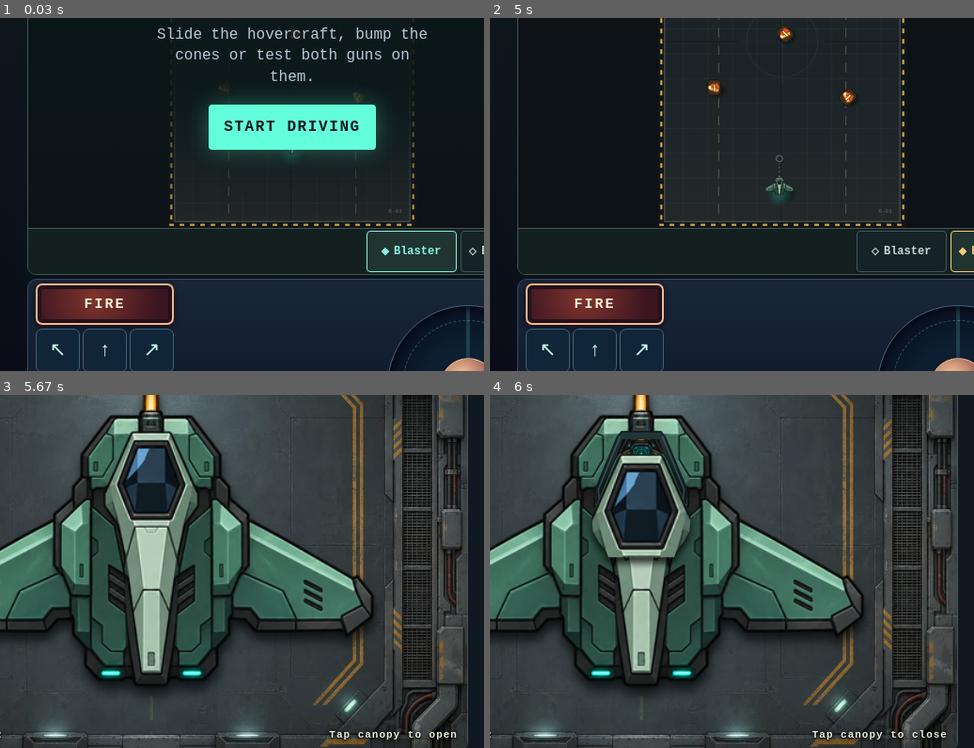
Above: before the commit, frames 1-4 (two rows, left to right).
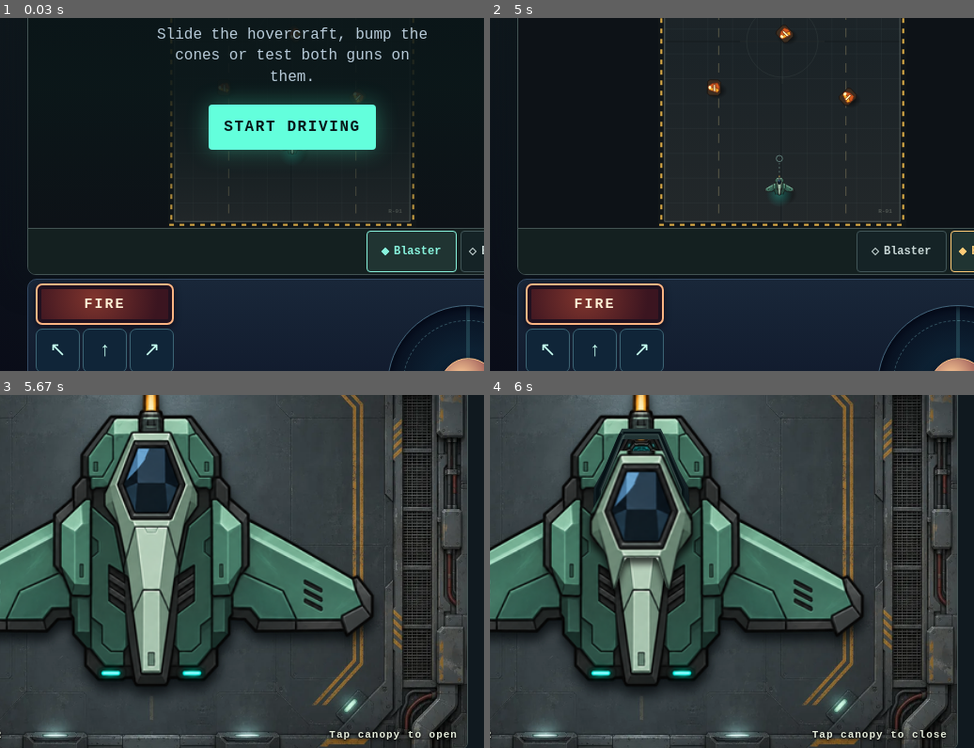
Above: after the commit, the same moments.

Repository: gambizt3-dev/rift-runner
Game: browser game, page index.html
The game is run twice, just before and just after one commit, with the same random seed, the same clock (stepped at 60 frames per second) and the same inputs.
Inputs:
- Up to frame 1 (0.03 s): no input
- Up to frame 2 (5 s): click "START DRIVING" at 0.27 s; hold D 1.03-1.53 s; click "←" at 1.27 s; tap one key every 0.75 s from 1.52 s: 1 2 P Escape; hold S 1.58-1.85 s; hold A 1.9-2.47 s; click "↓" at 2.02 s; hold W 2.52-2.82 s; click "↑" at 2.77 s; hold D 2.87-3.53 s; click "↙" at 3.52 s; hold W 3.58-3.82 s; hold A 3.87-4.3 s; click "→" at 4.27 s; hold S 4.35-4.68 s; hold D from 4.73 s (still down)
- Up to frame 3 (5.67 s): click "Hangar" at 5.02 s; release D at 5.23 s; hold S 5.28-5.55 s; hold A from 5.6 s (still down)
- Up to frame 4 (6 s): keep holding A; click "Open canopy" at 5.77 s
The pictures show only the part of the screen within x 20-70%, y 35-85%; the shares and areas given below are measured in that part.

Frames 1-3 are identical in both runs. In frame 4, 1.1% of the frame differs, in the area x 20-42%, y 9-55%.

Commit message:
Trace the full two-pronged outer canopy shell

Diff:
--- a/index.html
+++ b/index.html
@@ -12,7 +12,7 @@
 <link rel="icon" type="image/png" href="rift-192.png">
 <title>Rift Runner</title>
 <meta name="description" content="Pilot a low hovercraft through a single test arena. Push cones and try the manual blaster.">
-<link rel="stylesheet" href="style.css?v=27">
+<link rel="stylesheet" href="style.css?v=28">
 <script src="blaster-sfx.js" defer></script>
 <script src="ballistic-sfx.js?v=13" defer></script>
 <script src="game.js?v=26" defer></script>
@@ -83,7 +83,7 @@
 <div class="hangar-fighter" id="hangar-canopy-rig" data-canopy="closed">
 <svg viewBox="0 0 480 320" width="480" height="320" aria-hidden="true" focusable="false">
 <defs>
-<path id="canopy-shell-shape" d="M222.5 66.5H257.5L261 71 277.5 110.5 280.4 119 279.4 129.4 274.6 138.2 268.9 145.5 266.8 150.8H213.2L210.9 145.5 205.2 138.2 200.4 129.4 199.6 119 202.3 110.5 218.9 71Z"/>
+<path id="canopy-shell-shape" d="M222.8 63.8L257.2 63.8L261 71L272.7 99L278.5 109.5L281.5 115L282.3 123L282.2 132L279.9 137.3L274 142.3L270.2 146.6L267.9 154.8L266.3 164L264.1 178L260.9 175.3L257.3 164L254.4 154.7L252 151.1L228 151.1L225.6 154.7L222.7 164L219.1 175.3L215.9 178L213.7 164L212.1 154.8L209.8 146.6L206 142.3L200.1 137.3L197.8 132L197.7 123L198.5 115L201.5 109.5L207.3 99L219 71Z"/>
 <clipPath id="canopy-shell"><use href="#canopy-shell-shape"/></clipPath>
 <clipPath id="canopy-aperture"><path d="M223.5 73H255.5L269.5 112.75 258.5 144.5H221L209.75 112.75Z"/></clipPath>
 <linearGradient id="canopy-collar-finish" x1="0" y1="0" x2="0" y2="100%">
@@ -92,10 +92,12 @@
 </defs>
 <image id="hangar-fighter-art" href="./fighter-winged.png?v=23" width="480" height="320"/>
 <g class="canopy-cockpit">
-<path d="M222 141l5 37m31-37-5 37" fill="none" stroke="#10191c" stroke-width="4.2" stroke-linecap="round"/>
-<path d="M222 141l5 37m31-37-5 37" fill="none" stroke="#6d8782" stroke-width="1.2" stroke-linecap="round"/>
-<use class="canopy-recess" href="#canopy-shell-shape" fill="url(#canopy-collar-finish)" stroke="#121e22" stroke-width="1.4"/>
-<path d="M221.3 70.6l-19.2 46.8 1 11.4m55.6-58.2 19.2 46.8-1 11.4M216.5 147.5H263.5" fill="none" stroke="#59706c" stroke-opacity=".55" stroke-width="1.35"/>
+<use class="canopy-recess" href="#canopy-shell-shape" fill="url(#canopy-collar-finish)"/>
+<g class="canopy-recess-details" clip-path="url(#canopy-shell)" fill="none">
+<path d="M224 68h32l20.6 49.2-.5 13.5-11.4 15.5-3 21m-45.4 0-3-21-11.4-15.5-.5-13.5 20.6-49.2" stroke="#071216" stroke-width="3" stroke-linejoin="round"/>
+<path d="M225 69h30l20.2 48.5-.4 13-11.3 15.4-3 19.1m-40.9 0-3-19.1-11.3-15.4-.4-13 20.2-48.5" stroke="#59706c" stroke-opacity=".56" stroke-width="1.15" stroke-linejoin="round"/>
+<path d="M224 149h32" stroke="#304648" stroke-width="1.1"/>
+</g>
 <g class="canopy-seat" clip-path="url(#canopy-aperture)">
 <rect x="207" y="69" width="66" height="79" fill="#071218"/>
 <image href="./cockpit-interior.webp?v=26" x="207.5" y="69.8" width="65" height="79" preserveAspectRatio="xMidYMid slice"/>
--- a/style.css
+++ b/style.css
@@ -285,13 +285,13 @@
  filter:drop-shadow(0 5px 3px #000b);transition-delay:0s
 }
 .hangar-canopy-button{
- position:absolute;z-index:3;left:50%;top:34%;transform:translate(-50%,-50%);
- width:max(44px,20%);height:max(44px,29%);margin:0;padding:0;appearance:none;
+ position:absolute;z-index:3;left:50%;top:37.8%;transform:translate(-50%,-50%);
+ width:max(44px,20%);height:max(44px,38%);margin:0;padding:0;appearance:none;
  cursor:pointer;touch-action:manipulation;outline-offset:3px;
  border:1px solid transparent;border-radius:8px;background:transparent
 }
 /* Keep the same control reachable at its original opening and under the aft lid. */
-[data-canopy=open] .hangar-canopy-button{top:49%;height:max(44px,57%)}
+[data-canopy=open] .hangar-canopy-button{top:52%;height:max(44px,68%)}
 .hangar-canopy-button:hover{border-color:#87e9d187}
 [data-canopy=open] .hangar-canopy-button:not(:focus-visible):hover{border-color:transparent}
 .hangar-canopy-button:focus-visible{outline:2px solid #d1ffe8;border-color:#87e9d1}
--- a/tests/hangar-canopy.test.cjs
+++ b/tests/hangar-canopy.test.cjs
@@ -13,9 +13,26 @@
 assert.match(html,/<clipPath id="canopy-shell"><use href="#canopy-shell-shape"/);
 assert.match(html,/<use class="canopy-recess" href="#canopy-shell-shape" fill="url\(#canopy-collar-finish\)"/);
 assert.ok(html.indexOf('class="canopy-recess"')<html.indexOf('class="canopy-slide"'),'open recess replaces the old exterior shell before the moving shell is drawn');
+assert.match(html,/<g class="canopy-recess-details" clip-path="url\(#canopy-shell\)"/,'rails stay inside the moving assembly footprint');
+const pathData=html.match(/<path id="canopy-shell-shape" d="([^"]+)"/)[1];
+assert.match(pathData,/^M(?:[-.\d]+ [-.\d]+)(?:L[-.\d]+ [-.\d]+)+Z$/);
+const points=pathData.match(/[-.\d]+/g).map(Number);
+const pairs=Array.from({length:points.length/2},(_,i)=>points.slice(i*2,i*2+2));
+const inShell=(x,y)=>pairs.reduce((inside,[ax,ay],i)=>{
+ const [bx,by]=pairs[(i+1)%pairs.length];
+ return (ay>y)!==(by>y)&&x<(bx-ax)*(y-ay)/(by-ay)+ax?!inside:inside;
+},false);
+assert.ok(inShell(202,128)&&inShell(278,128),'both actual metal shoulders travel');
+assert.ok(inShell(218,171)&&inShell(262,171),'both actual lower mint prongs travel');
+assert.ok(!inShell(240,164)&&!inShell(240,176),'the centered mint spine does not move');
+assert.ok(!inShell(188,128)&&!inShell(291,129),'the surrounding hull and wings stay fixed');
+const ys=pairs.map(p=>p[1]),aft=y=>320*.34+(y-320*.34)*1.08-4+94;
+assert.ok(aft(Math.min(...ys))>144.5&&aft(Math.max(...ys))<282,'fully aft assembly clears the real cockpit and stays on fuselage');
+assert.ok((.52+.68/2)*320>=aft(Math.max(...ys)),'open hit target reaches tips of the moved shell');
+
 assert.match(css,/\[data-canopy=open\] \.canopy-slide\{\s*opacity:1;transform:translateY\(94px\)/);
 assert.match(css,/\[data-canopy=open\] \.canopy-lift\{\s*transform:translateY\(-4px\) scale\(1\.08\)/);
-assert.match(css,/\[data-canopy=open\] \.hangar-canopy-button\{top:49%;height:max\(44px,57%\)/);
+assert.match(css,/\[data-canopy=open\] \.hangar-canopy-button\{top:52%;height:max\(44px,68%\)/);
 assert.match(css,/@media\(prefers-reduced-motion:reduce\)\{[^}]+\.canopy-lift\{transition:none/s);
 const rig=q=>q.el['hangar-canopy-rig'].dataset.canopy,button=q=>q.el['hangar-canopy-button'];
 const toggle=q=>q.click('hangar-canopy-button',{detail:0}); // native keyboard/assistive activation emits click
@@ -32,5 +49,5 @@
  assert.deepEqual([q.inspect().p.x,q.inspect().p.y,q.inspect().practiceShots],[initial.x,initial.y,0]);
  q.click('close-hangar');assert.equal(rig(q),'closed');assert.equal(q.inspect().state,'play');
  q.click('open-hangar');assert.equal(rig(q),'closed','new visit opens with original stock image only');
- console.log('PASS registered canopy layers and asset, opening/closing/re-open, accessibility, reduced-motion declaration, no flight movement or shot.');
+ console.log('PASS registered canopy shell, twin prongs, fixed spine, layers and asset, opening/closing/re-open, accessibility, reduced-motion declaration, no flight movement or shot.');
 })().catch(err=>{console.error(err);process.exitCode=1;});
